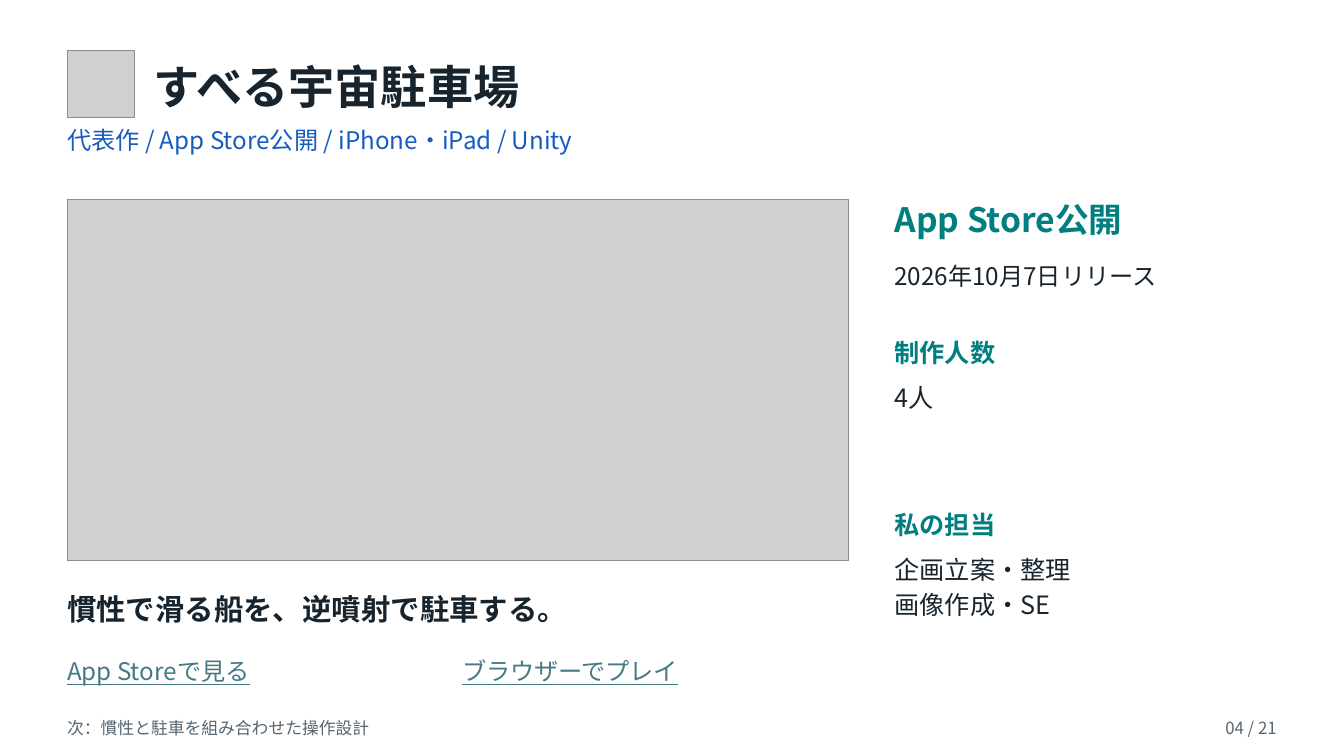
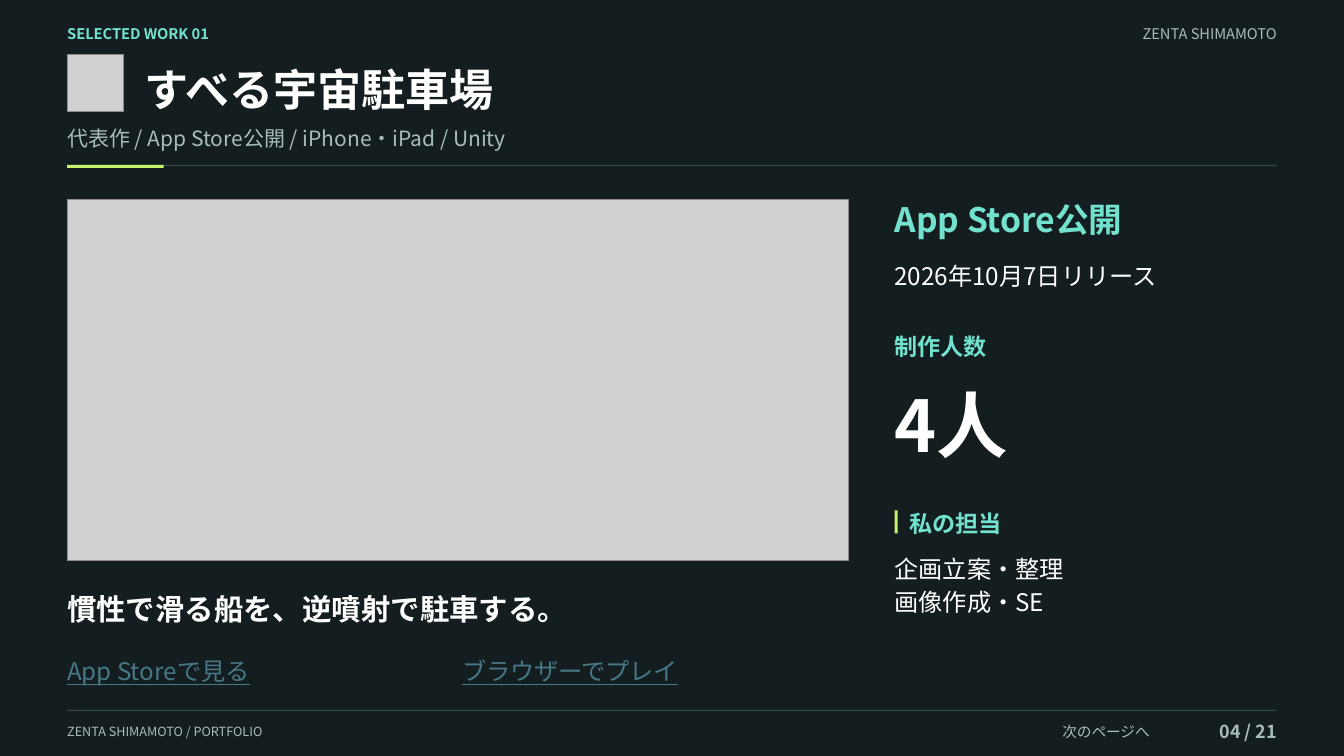
Before and after one commit to kuon-haruto/portfolio, a slide deck: slide 4 of documents/portfolio/島本善太_ポートフォリオ.pptx. Drawn at 1344x756 pixels with LibreOffice and Linux fonts; fonts in the diff are those of the drawing; grey boxes stand for pictures. Boxes give left, top, right and bottom in pixels: in the first picture for what was removed or moved away, otherwise in the second. Text is boxed around its words. In the diff, an @@ line names an element or a change of style, - is before the commit and + after.

```diff
--- a/documents/portfolio/島本善太_ポートフォリオ.pptx
+++ b/documents/portfolio/島本善太_ポートフォリオ.pptx
@@ background #FFFFFF to #141E20 @@
@@ text added at bbox=[67, 28, 209, 39], 10.5 pt, text #72E2CF, bold @@
+SELECTED WORK 01
@@ text added at bbox=[1143, 28, 1277, 39], 10.5 pt, text #AABBBE @@
+ZENTA SHIMAMOTO
@@ picture: place and size @@
-picture at bbox=[68, 50, 135, 118]
+picture at bbox=[68, 54, 124, 111]
@@ text "すべる宇宙駐車場": place and size @@
-text "すべる宇宙駐車場" at bbox=[153, 64, 519, 109]
+text "すべる宇宙駐車場" at bbox=[145, 68, 494, 110]
@@ text "すべる宇宙駐車場" at bbox=[145, 68, 494, 110]: size 33 to 31.5 pt, text colour #18242D to #FFFFFF @@
@@ text "代表作 / App Store公開 / ..." at bbox=[67, 128, 506, 151]: size 17.2 to 15 pt, text colour #155BC1 to #AABBBE @@
@@ rectangle added at bbox=[68, 165, 1277, 166], fill #3A4B4D @@
@@ rectangle added at bbox=[68, 165, 164, 168], fill #C6F36B @@
@@ text "App Store公開" at bbox=[895, 204, 1122, 240]: text colour #007E80 to #72E2CF @@
@@ text "2026年10月7日リリース" at bbox=[895, 264, 1157, 287]: text colour #18242D to #FFFFFF @@
@@ text "制作人数" at bbox=[895, 335, 987, 357]: size 18 to 16.5 pt, text colour #007E80 to #72E2CF @@
@@ text "4人" at bbox=[895, 391, 1009, 458]: size 18 to 51 pt, text colour #18242D to #FFFFFF, bold on @@
@@ text "私の担当": place and size @@
-text "私の担当" at bbox=[895, 512, 996, 537]
+text "私の担当" at bbox=[909, 512, 1001, 534]
@@ text "私の担当" at bbox=[909, 512, 1001, 534]: size 18 to 16.5 pt, text colour #007E80 to #72E2CF @@
@@ rectangle added at bbox=[895, 510, 898, 533], fill #C6F36B @@
@@ text "企画立案・整理" at bbox=[895, 557, 1064, 613]: size 18 to 17.2 pt, text colour #18242D to #FFFFFF @@
@@ text "慣性で滑る船を、逆噴射で駐車する。" at bbox=[67, 595, 567, 623]: text colour #18242D to #FFFFFF @@
@@ rectangle added at bbox=[68, 710, 1277, 711], fill #3A4B4D @@
@@ text "04 / 21" at bbox=[1220, 724, 1277, 738]: size 12 to 12.8 pt, text colour #556571 to #AABBBE, bold on @@
@@ text removed at bbox=[67, 720, 369, 736] @@
-次：慣性と駐車を組み合わせた操作設計
@@ text added at bbox=[67, 726, 263, 736], 9 pt, text #AABBBE @@
+ZENTA SHIMAMOTO / PORTFOLIO
@@ text added at bbox=[1062, 725, 1149, 738], 10.5 pt, text #AABBBE @@
+次のページへ
```
Also in this commit, not shown: 20 other slides changed, 3 other files.
